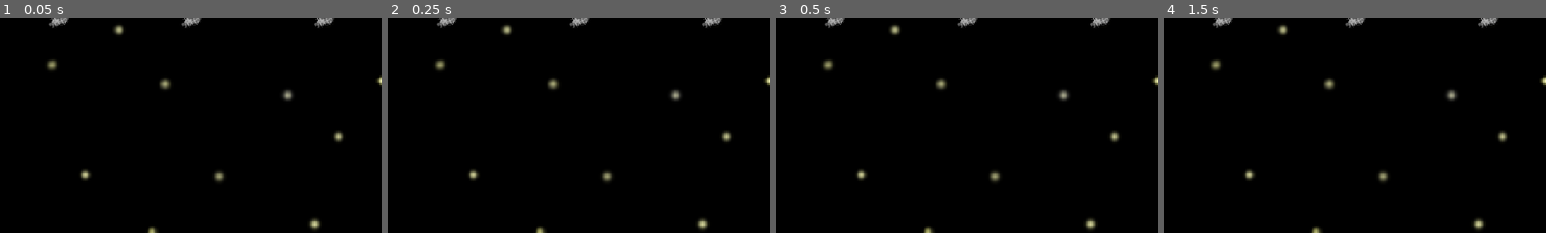
Above: before the commit, frames 1-4 (left to right).
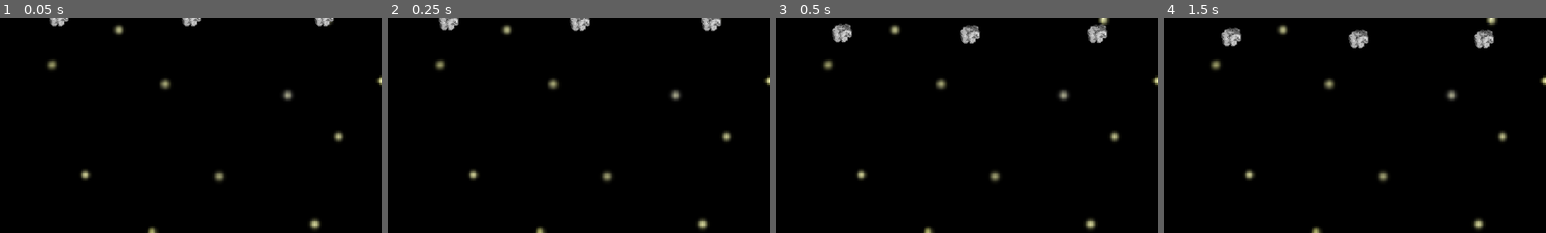
Above: after the commit, the same moments.

Repository: Pchristy03/EAP-Redox
Game: Godot game, scene res://main.tscn
Two runs of this game, one before a commit and one after it. Both use one fixed random seed, a clock stepped at 60 frames per second and the inputs below.
Inputs (mouse positions are % of the whole screen's width and height, from its top left):
- Up to frame 1 (0.05 s): no input
- Up to frame 2 (0.25 s): no input
- Up to frame 3 (0.5 s): no input
- Up to frame 4 (1.5 s): click (64, 4) at 0.5 s; tap Enter (ui_accept) at 1.25 s; hold Right (ui_right) from 1.28 s (still down)
The pictures show only the part of the screen within x 1-51%, y 0-50%; the shares and areas given below are measured in that part.

The runs differ from the first frame. In frame 1, 0.4% of the frame differs, in the area x 12-88%, y 0-5%; in frame 2, 0.7%; in frame 3, 1.5%; in frame 4, 1.6%, in the area x 12-88%, y 0-15%.
Error before the commit: Parse Error: Expected indented block after function declaration. (res://asteroid.gd:16)

Commit message:
Fixed Accidental Merge Mistake

Diff:
--- a/asteroid.gd
+++ b/asteroid.gd
@@ -1,11 +1,8 @@
-extends RigidBody2D
-
+extends CharacterBody2D
 
 @export var asteroid: PackedScene
 
-
-var velocity = Vector2.ZERO
-var velocity_dir = Vector2.ZERO
+var dest_dir = Vector2.ZERO
 
 # Define a constant speed for the asteroid
 const speed = 200
@@ -14,18 +11,23 @@
 var explosion_occurred = false
 
 func _ready():
+	pass
 
+func init(dest):
+	dest_dir = position.direction_to(Vector2(position.x, position.y + 1))
+	velocity += dest_dir * speed
 
 # Move the asteroid in the physics process
-func _physics_process(_delta):
+func _physics_process(delta):
 	# If explosion hasn't occurred, move the asteroid
 	if not explosion_occurred:
-		linear_velocity = velocity_dir * speed
+		velocity += position.direction_to(Vector2(390, 650)) * speed * delta
 	else:
 		# If explosion has occurred, stop the asteroid
-		linear_velocity = Vector2.ZERO
+		velocity = Vector2.ZERO
 		# Make the asteroid invisible
 		$AnimatedSprite2D.visible = false
+	move_and_slide()
 
 # Function to handle when the asteroid exits the screen
 func _on_visible_on_screen_notifier_2d_screen_exited():
--- a/asteroid.tscn
+++ b/asteroid.tscn
@@ -86,7 +86,7 @@
 
 [node name="AnimatedSprite2D" type="AnimatedSprite2D" parent="."]
 sprite_frames = SubResource("SpriteFrames_jxd3r")
-animation = &"asteroid4"
+animation = &"asteroid1"
 
 [node name="CollisionShape2D" type="CollisionShape2D" parent="."]
 position = Vector2(0, 1)
@@ -96,10 +96,9 @@
 texture_filter = 1
 scale = Vector2(1.32504, 1.26438)
 emitting = false
-amount = 50
+amount = 30
 process_material = SubResource("ParticleProcessMaterial_bxj43")
 texture = ExtResource("3_e7fq2")
-lifetime = 2.0
 one_shot = true
 explosiveness = 1.0
 script = ExtResource("6_wvey3")
